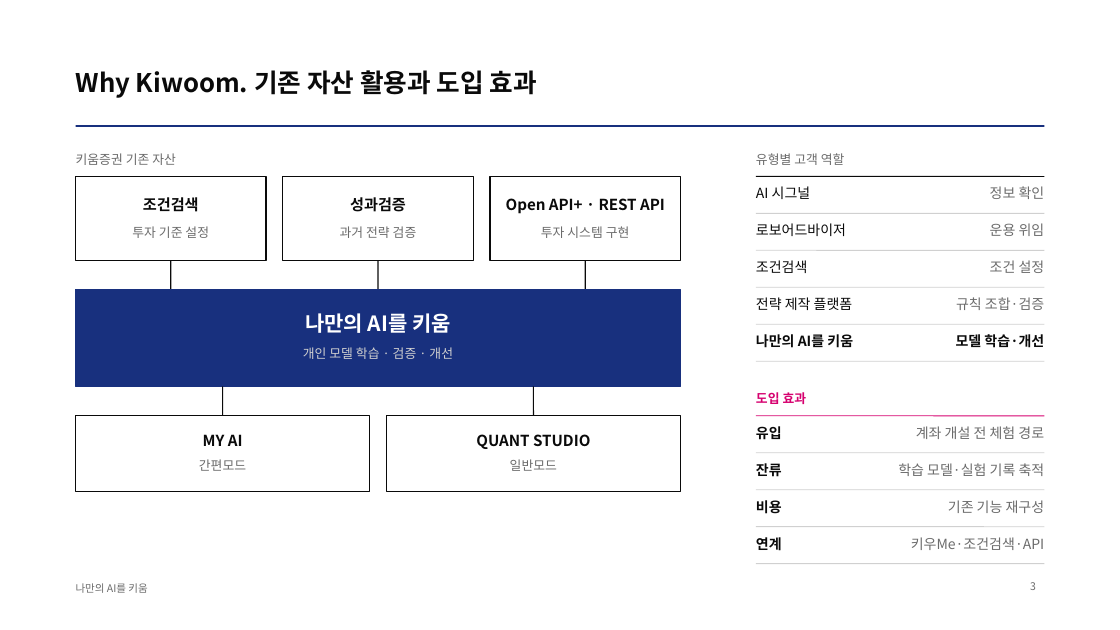
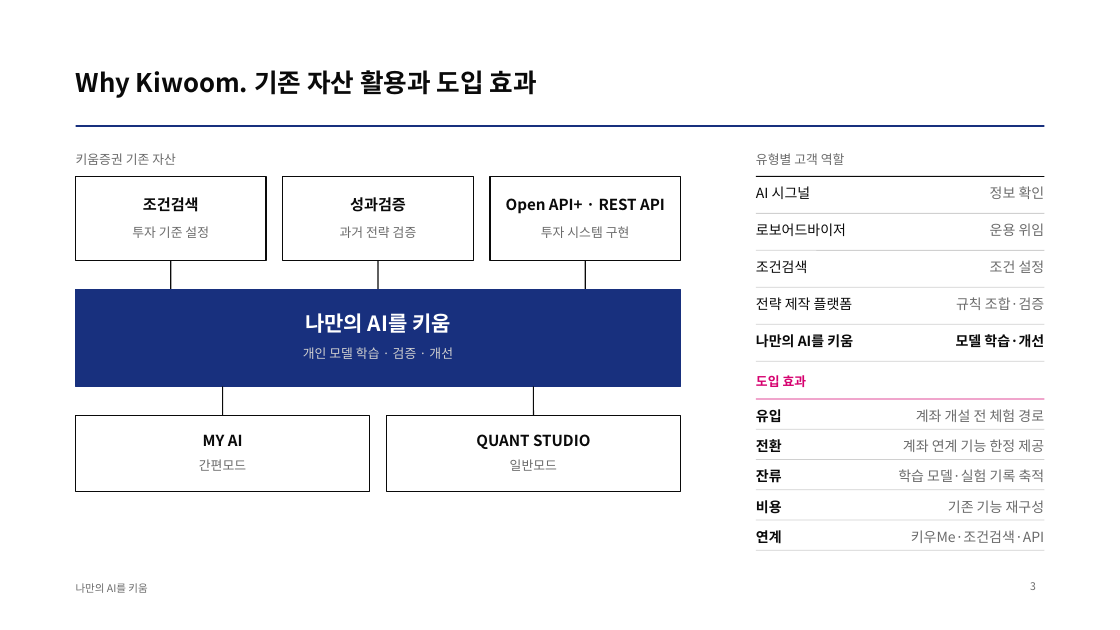
Before and after one commit to kjhoeakjy/why-kw, a slide deck: slide 3 of docs/deck/WhyKiwoom_AI_FACTORY.pptx. Drawn at 1120x630 pixels with LibreOffice and Linux fonts; fonts in the diff are those of the drawing. Boxes give left, top, right and bottom in pixels: in the first picture for what was removed or moved away, otherwise in the second. Text is boxed around its words. In the diff, an @@ line names an element or a change of style, - is before the commit and + after.

```diff
--- a/docs/deck/WhyKiwoom_AI_FACTORY.pptx
+++ b/docs/deck/WhyKiwoom_AI_FACTORY.pptx
@@ 3 texts, 1 line moved together from (x1=756, y1=392, x2=1044, y2=440) to (x1=756, y1=375, x2=1044, y2=423) @@
@@ line moved from (756, 453) - (1044, 453) to (756, 429) - (1044, 429) @@
@@ text added at (x1=756, y1=439, x2=782, y2=452), 12 pt, text #0A0A0A, bold @@
+전환
@@ text added at (x1=903, y1=439, x2=1044, y2=452), 12 pt, text #6B6B6B @@
+계좌 연계 기능 한정 제공
@@ text "잔류" moved from (x1=756, y1=463, x2=782, y2=477) to (x1=756, y1=469, x2=782, y2=483) @@
@@ line added from (756, 460) to (1044, 460), #D0D0D0 0.75 pt @@
@@ text "학습 모델·실험 기록 축적" moved from (x1=898, y1=463, x2=1045, y2=476) to (x1=898, y1=469, x2=1045, y2=482) @@
@@ line moved from (756, 564) - (1044, 564) to (756, 520) - (1044, 520) @@
@@ text "연계" moved from (x1=756, y1=537, x2=782, y2=551) to (x1=756, y1=530, x2=782, y2=544) @@
@@ text "키우Me·조건검색·API" moved from (x1=911, y1=537, x2=1044, y2=550) to (x1=911, y1=530, x2=1044, y2=543) @@
@@ line moved from (756, 527) - (1044, 527) to (756, 550) - (1044, 550) @@
```
Also in this commit, not shown: 2 other slides changed, 2 other files.
